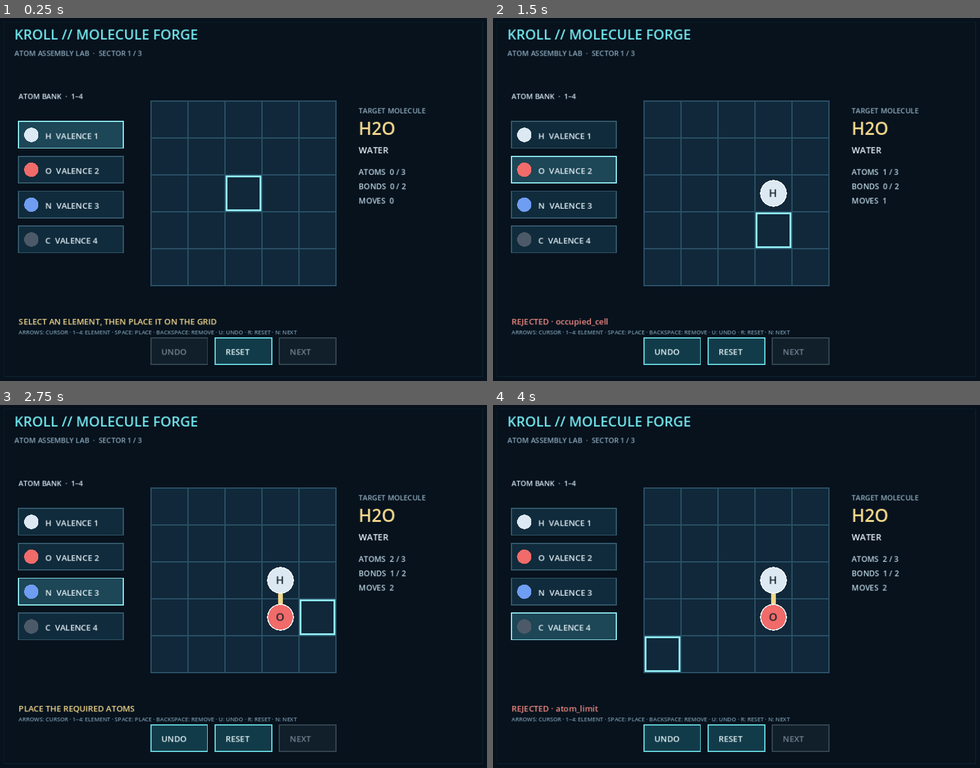
Above: before the commit, frames 1-4 (two rows, left to right).
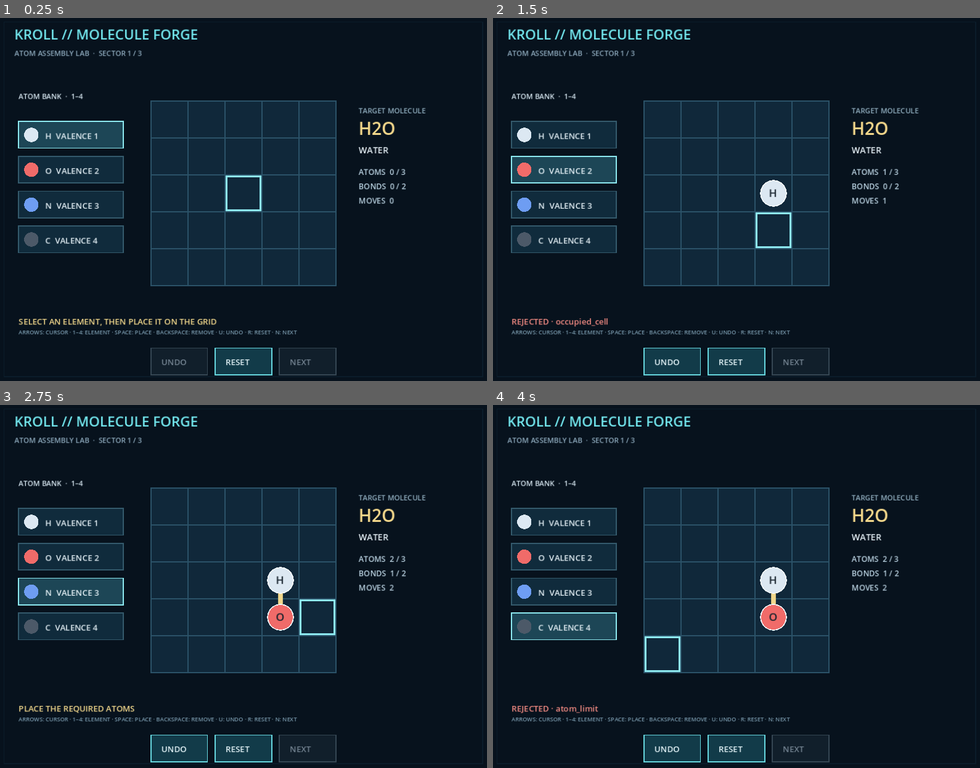
Above: after the commit, the same moments.

Repository: qaqp980520-prog/2126-Survival
Game: Godot game, scene res://main.tscn
Same seed, same stepped clock (60 frames per second), same inputs: the game is played once before the commit and once after it.
Inputs (mouse positions are in pixels of both pictures, inside the frame that each line leads up to):
- Up to frame 1 (0.25 s): no input
- Up to frame 2 (1.5 s): tap Enter at 0.5 s; move the mouse to (843, 181) at 0.52 s; hold Right 0.53-1.28 s; tap 1 at 0.6 s; click (843, 181) at 0.67 s; tap Space at 0.77, 1.25 s; move the mouse to (639, 217) at 1.27 s; hold Down from 1.28 s (still down); tap 2 at 1.35 s
- Up to frame 3 (2.75 s): tap Space at 1.52 s; tap Enter at 2 s; move the mouse to (292, 506) at 2.02 s; release Down at 2.03 s; hold Right from 2.03 s (still down); tap 3 at 2.1 s
- Up to frame 4 (4 s): tap Space at 2.75, 3.02, 3.77 s; move the mouse to (712, 659) at 2.77 s; release Right at 2.78 s; hold Up 2.78-3.53 s; tap 4 at 2.85 s; click (712, 659) at 2.92 s; tap Enter at 3.5 s; move the mouse to (882, 640) at 3.52 s; hold Left from 3.53 s (still down); tap Backspace at 3.6 s

The runs differ from the first frame. In frame 1, 1.3% of the frame differs, in the area x 30-70%, y 87-99%; in frame 2, 1.9%; in frame 3, 1.9%; in frame 4, 1.9%.

Commit message:
Adjust Molecule Forge action buttons to avoid control-line overlap

Diff:
--- a/daily_games/KROLL_Molecule_Forge/main.gd
+++ b/daily_games/KROLL_Molecule_Forge/main.gd
@@ -118,11 +118,11 @@
 func _action_button_rect(button_id: String) -> Rect2:
     match button_id:
         "undo":
-            return Rect2(300.0, 630.0, 110.0, 52.0)
+            return Rect2(300.0, 650.0, 110.0, 52.0)
         "reset":
-            return Rect2(425.0, 630.0, 110.0, 52.0)
+            return Rect2(425.0, 650.0, 110.0, 52.0)
         "next":
-            return Rect2(550.0, 630.0, 110.0, 52.0)
+            return Rect2(550.0, 650.0, 110.0, 52.0)
     return Rect2()
 
 func _handle_press(position: Vector2) -> void:
